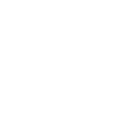
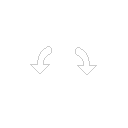
Layer changes from the first w=128, h=128 image to the second:
painted on "Layer 1" over left=30, top=46, right=97, bottom=75
